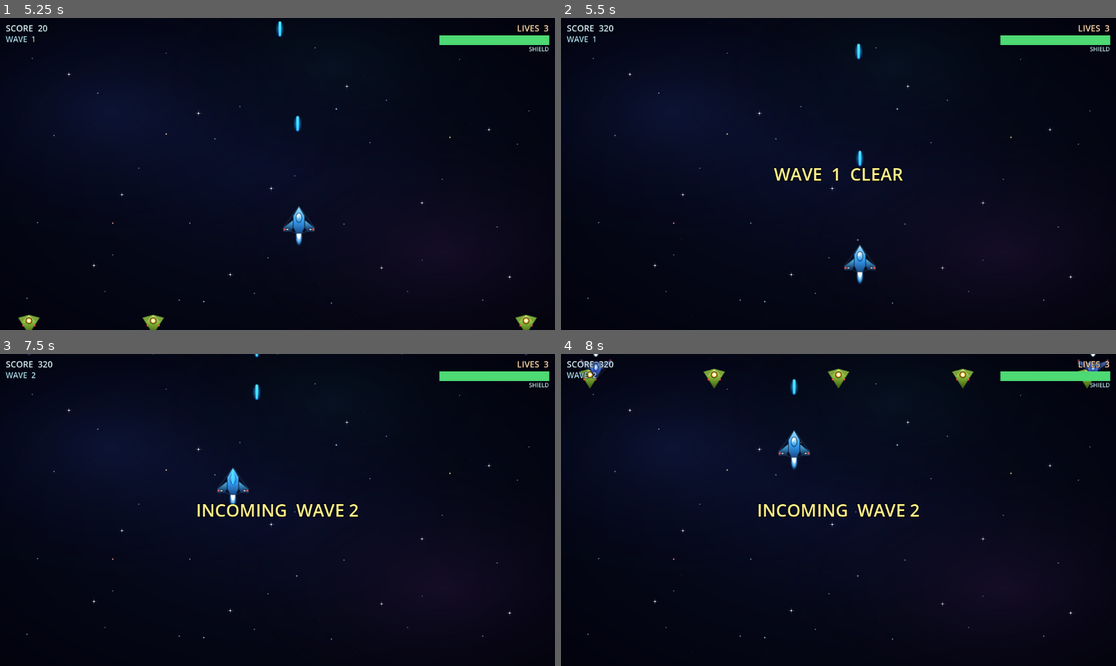
Above: before the commit, frames 1-4 (two rows, left to right).
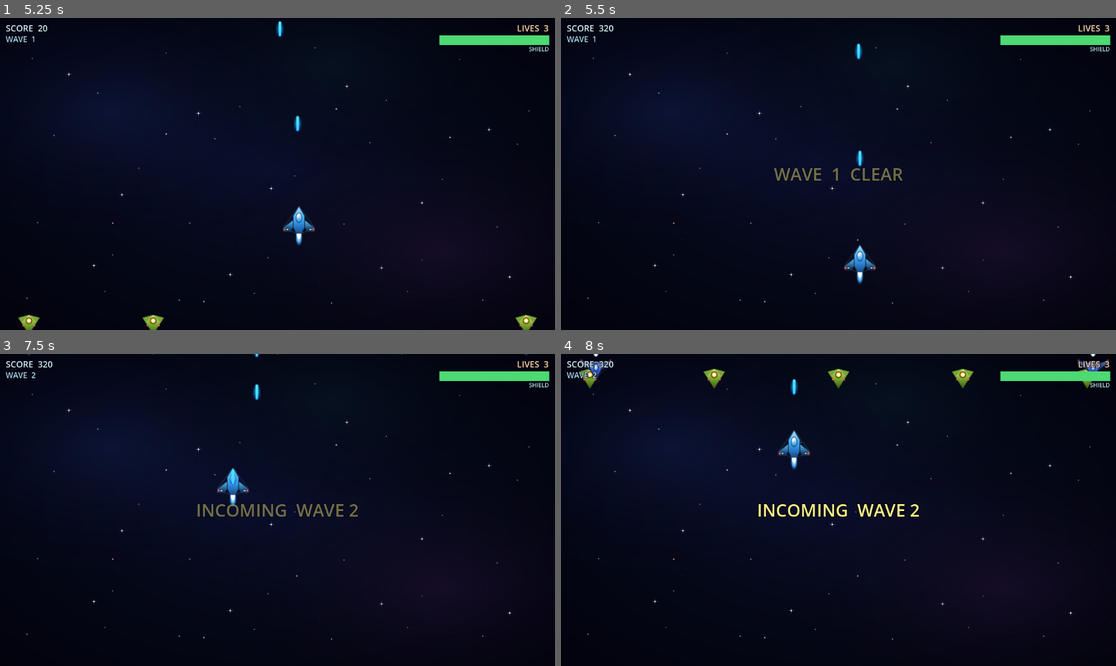
Above: after the commit, the same moments.

Repository: shrimplabs/void-patrol-variant-f-run4
Game: Godot game, scene res://scenes/main.tscn
Same seed, same stepped clock (60 frames per second), same inputs: the game is played once before the commit and once after it.
Inputs (mouse positions are in pixels of both pictures, inside the frame that each line leads up to):
- Up to frame 1 (5.25 s): tap Enter (ui_accept) at 0.5, 0.77, 3.77 s; move the mouse to (399, 158) at 0.52 s; hold D (move_right) 0.53-1.25 s; tap Shift at 0.6 s; click (399, 158) at 0.67 s; drag from (166, 189) to (277, 24) at 1.27 s; move the mouse to (333, 105) at 2.02 s; hold D (move_right) 2.03-2.75 s; tap Alt at 2.1 s; drag from (249, 236) to (155, 155) at 2.77 s; move the mouse to (444, 220) at 3.52 s; hold A (move_left) 3.53-4.25 s; tap Backspace at 3.6 s; drag from (111, 127) to (527, 255) at 4.27 s; move the mouse to (305, 174) at 5.02 s; hold S (move_down) from 5.03 s (still down); tap E at 5.1 s; click (305, 174) at 5.17 s
- Up to frame 2 (5.5 s): keep holding S (move_down)
- Up to frame 3 (7.5 s): release S (move_down) at 5.75 s; drag from (194, 432) to (166, 525) at 5.77 s; move the mouse to (399, 494) at 6.52 s; hold W (move_up) 6.53-7.25 s; tap F at 6.6 s; tap Enter (ui_accept) at 6.77 s; drag from (166, 525) to (255, 372) at 7.27 s
- Up to frame 4 (8 s): no input

Frame 1 is identical in both runs. In frame 2, 0.4% of the frame differs, in the area x 38-62%, y 48-53%; in frame 3, 0.5%, in the area x 35-65%, y 47-53%; in frame 4, nothing differs.

Commit message:
polish(hud): add fade-in to wave banner
The wave banner (INCOMING WAVE n / WAVE n CLEAR / BOSS INCOMING)
used to snap to fully visible and then fade out. The hard pop-in
felt jarring against the otherwise-animated HUD (shield bar pulse,
damage flash, prompt blink).

Now: 0.15s fade-in -> hold for the requested duration minus fade
times -> 0.35s fade-out. If the requested duration is < 0.5s we
skip the fade-in and snap to visible, so short banners remain
readable instead of flashing by.

Total wall-clock duration is preserved (still ~duration seconds),
the banner just animates in instead of appearing at full alpha.

Diff:
--- a/scripts/hud.gd
+++ b/scripts/hud.gd
@@ -112,14 +112,26 @@
 	_banner_label.text = text
 	if _banner_tween and _banner_tween.is_running():
 		_banner_tween.kill()
-	# Snap to fully visible, then fade out at the end of the hold.
-	_banner_label.modulate.a = 1.0
-	# Reserve 0.35s for the fade-out tail. If the caller asked for a
-	# very short duration (< 0.35s) just snap through.
-	var hold: float = max(0.05, duration - 0.35)
+	# Reserve 0.15s for a fade-in and 0.35s for a fade-out so the
+	# banner doesn't pop in or out jarringly. If the caller asked for
+	# a short duration (< 0.5s) the hold drops to zero and we skip
+	# the fade-in (snap to visible, then fade out) so the banner
+	# doesn't silently disappear before the user can read it.
+	const FADE_IN := 0.15
+	const FADE_OUT := 0.35
+	var hold: float = max(0.0, duration - FADE_IN - FADE_OUT)
 	_banner_tween = create_tween()
-	_banner_tween.tween_interval(hold)
-	_banner_tween.tween_property(_banner_label, "modulate:a", 0.0, 0.35)
+	if hold > 0.0:
+		_banner_label.modulate.a = 0.0
+		_banner_tween.tween_property(_banner_label, "modulate:a", 1.0, FADE_IN)
+		_banner_tween.tween_interval(hold)
+		_banner_tween.tween_property(_banner_label, "modulate:a", 0.0, FADE_OUT)
+	else:
+		# Short banner -- snap to fully visible, then fade out so the
+		# text is at least readable for most of the duration.
+		_banner_label.modulate.a = 1.0
+		_banner_tween.tween_interval(max(0.05, duration - FADE_OUT))
+		_banner_tween.tween_property(_banner_label, "modulate:a", 0.0, FADE_OUT)
 
 
 ## Hide any active banner immediately. Used when the game ends or the
